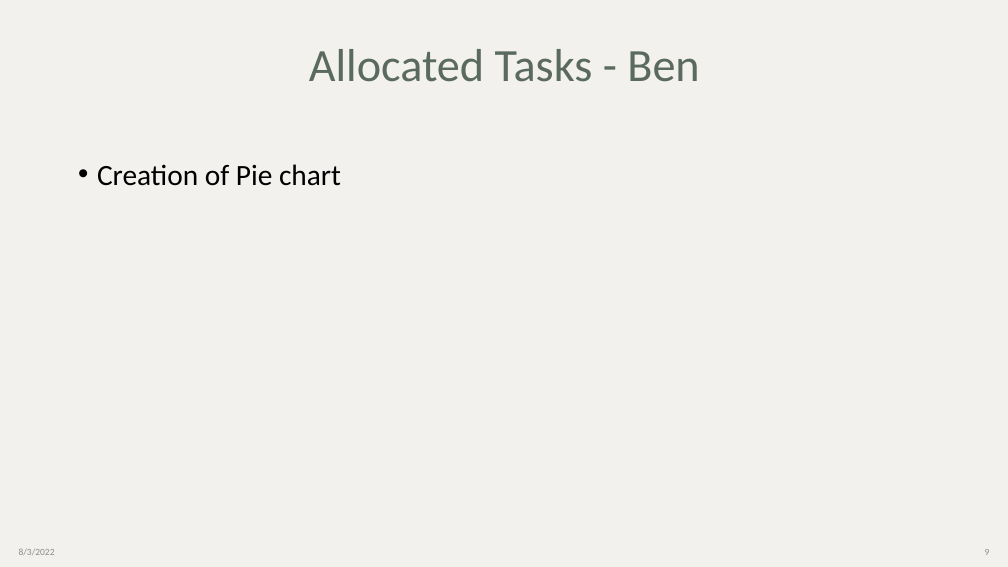
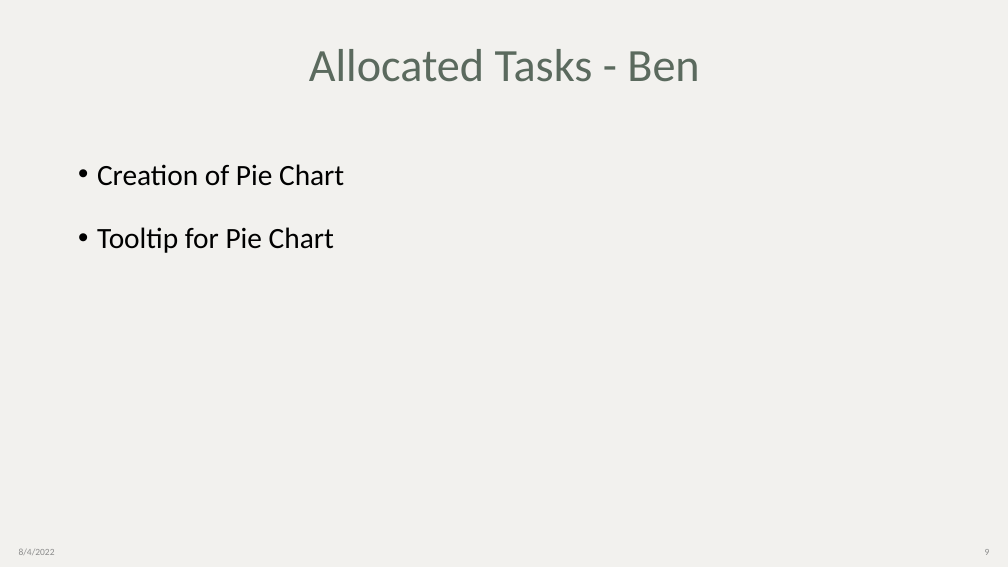
Before and after one commit to Benflop/CSC3007-project, a slide deck: slide 9 of IV2 presentation.pptx. Drawn at 1008x567 pixels with LibreOffice and Linux fonts; fonts in the diff are those of the drawing. Boxes give left, top, right and bottom in pixels: in the first picture for what was removed or moved away, otherwise in the second. Text is boxed around its words. In the diff, an @@ line names an element or a change of style, - is before the commit and + after.

```diff
--- a/IV2 presentation.pptx
+++ b/IV2 presentation.pptx
@@ text at (97,164,344,253): text changed @@
-• Creation of Pie chart
+• Creation of Pie Chart
+• Tooltip for Pie Chart
```
Also in this commit, not shown: 6 other slides changed.
